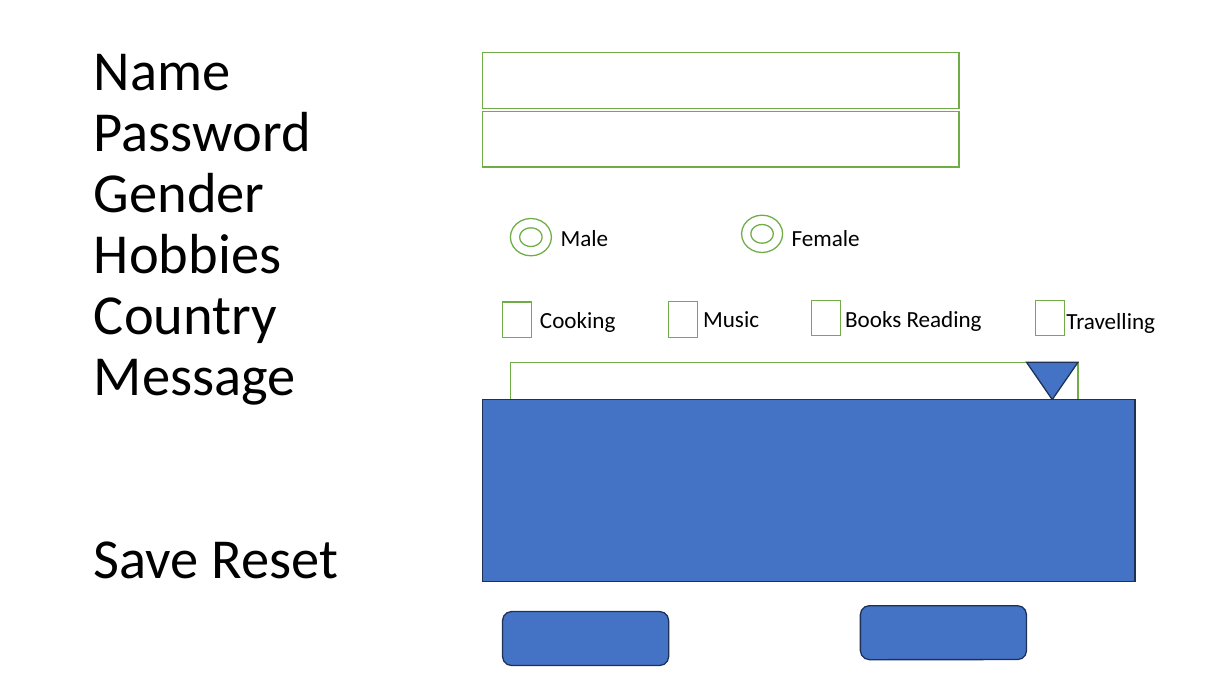
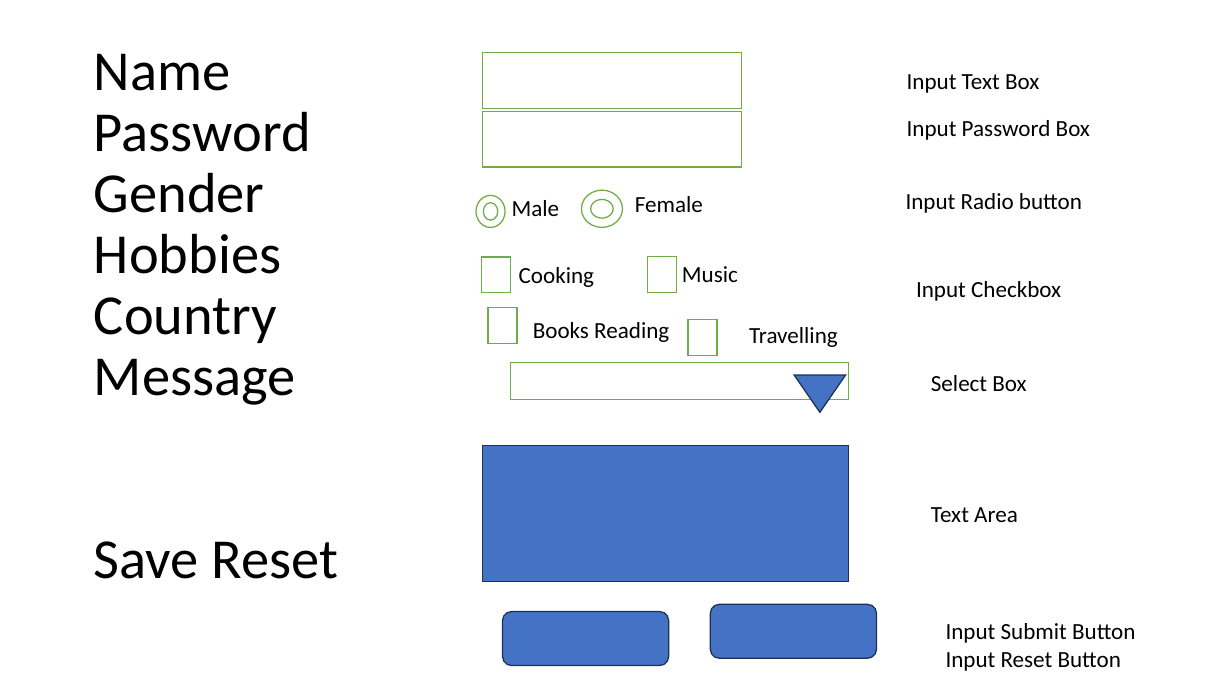
Before and after one commit to PiyushChaturvedii/Batch05, a slide deck: slide 28 of HTML.pptx. Drawn at 1232x693 pixels with LibreOffice and Linux fonts; fonts in the diff are those of the drawing. Boxes give left, top, right and bottom in pixels: in the first picture for what was removed or moved away, otherwise in the second. Text is boxed around its words. In the diff, an @@ line names an element or a change of style, - is before the commit and + after.

```diff
--- a/HTML.pptx
+++ b/HTML.pptx
@@ rectangle: place and size @@
-rectangle at box(482, 53, 959, 108)
+rectangle at box(482, 53, 741, 108)
@@ text added at box(907, 74, 1039, 93), 18 pt, text #000000 @@
+Input Text Box
@@ rectangle: place and size @@
-rectangle at box(482, 112, 959, 167)
+rectangle at box(482, 112, 741, 167)
@@ text added at box(907, 120, 1090, 140), 18 pt, text #000000 @@
+Input Password Box
@@ donut: place and size @@
-donut at box(510, 219, 551, 256)
+donut at box(476, 195, 505, 227)
@@ text "Male": place and size @@
-text "Male" at box(561, 230, 609, 246)
+text "Male" at box(512, 200, 560, 216)
@@ donut: place and size @@
-donut at box(742, 215, 783, 252)
+donut at box(581, 190, 622, 227)
@@ text "Female": place and size @@
-text "Female" at box(792, 230, 860, 246)
+text "Female" at box(635, 196, 703, 212)
@@ text added at box(906, 193, 1082, 213), 18 pt, text #000000 @@
+Input Radio button
@@ 2 texts, 2 rectangles: place and size @@
-2 texts, 2 rectangles at box(503, 302, 759, 338)
+2 texts, 2 rectangles at box(482, 257, 738, 293)
@@ text added at box(916, 281, 1061, 301), 18 pt, text #000000 @@
+Input Checkbox
@@ rectangle: place and size @@
-rectangle at box(811, 300, 840, 336)
+rectangle at box(488, 308, 517, 344)
@@ text "Books Reading": place and size @@
-text "Books Reading" at box(845, 311, 982, 331)
+text "Books Reading" at box(533, 322, 669, 342)
@@ rectangle: place and size @@
-rectangle at box(1036, 300, 1065, 336)
+rectangle at box(689, 320, 717, 356)
@@ text "Travelling": place and size @@
-text "Travelling" at box(1066, 313, 1155, 333)
+text "Travelling" at box(749, 327, 838, 347)
@@ rectangle: place and size @@
-rectangle at box(510, 362, 1078, 399)
+rectangle at box(510, 362, 848, 399)
@@ triangle: place and size @@
-triangle at box(1027, 362, 1079, 399)
+triangle at box(795, 375, 847, 412)
@@ text added at box(931, 375, 1026, 391), 18 pt, text #000000 @@
+Select Box
@@ rectangle: place and size @@
-rectangle at box(482, 399, 1135, 581)
+rectangle at box(482, 445, 848, 581)
@@ text added at box(931, 507, 1018, 522), 18 pt, text #000000 @@
+Text Area
@@ rounded rectangle: place and size @@
-rounded rectangle at box(860, 605, 1027, 659)
+rounded rectangle at box(711, 604, 877, 658)
@@ text added at box(946, 623, 1135, 671), 18 pt, text #000000 @@
+Input Submit Button
+Input Reset Button
```
Also in this commit, not shown: 1 slide added, 2 other files.
